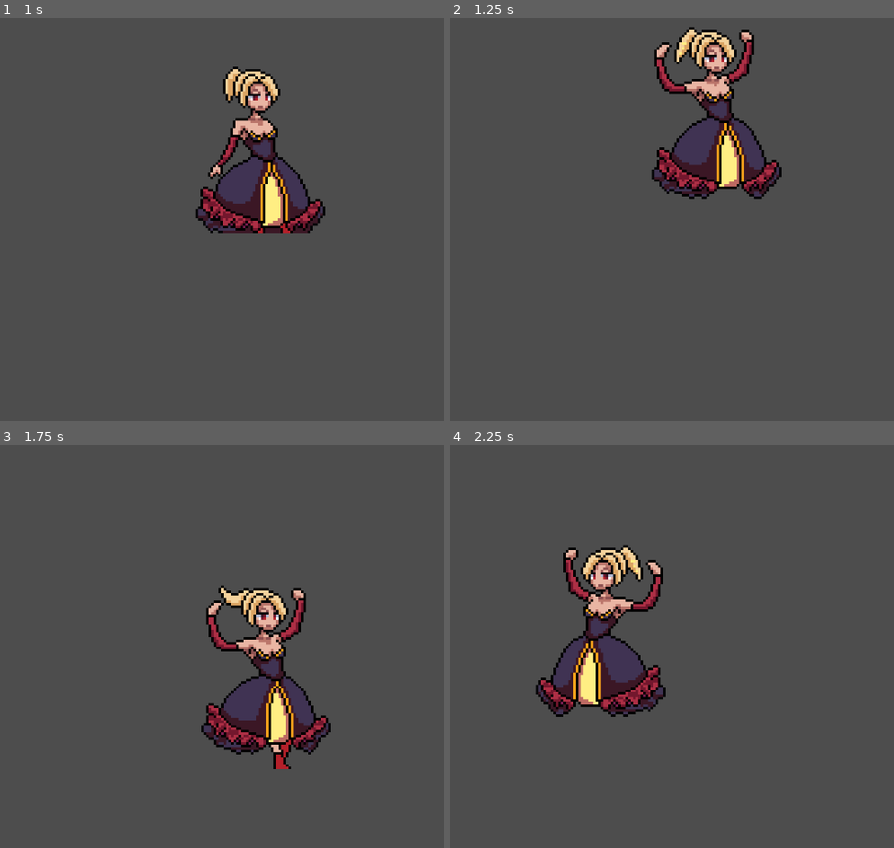
Above: before the commit, frames 1-4 (two rows, left to right).
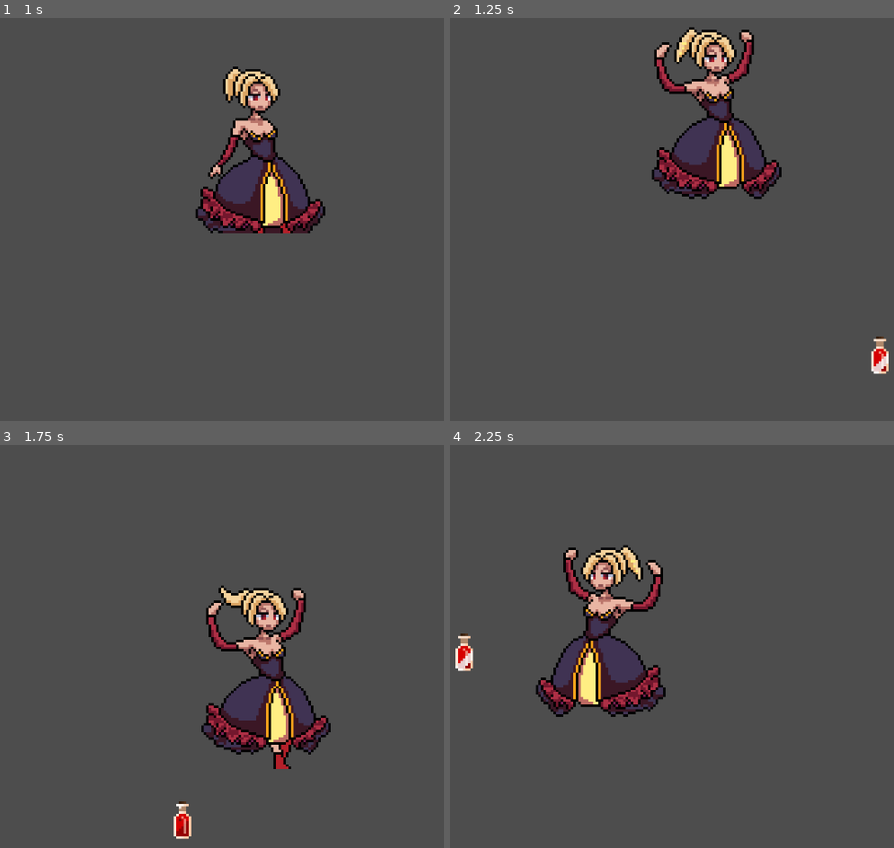
Above: after the commit, the same moments.

Repository: tt226/Slav2500-GAME
Game: Godot game, scene res://scenes/game.tscn
The game is run twice, just before and just after one commit, with the same random seed, the same clock (stepped at 60 frames per second) and the same inputs.
Inputs:
- Up to frame 1 (1 s): hold Right (right) from 0.53 s (still down); tap Space (jump) at 0.77 s
- Up to frame 2 (1.25 s): keep holding Right (right)
- Up to frame 3 (1.75 s): keep holding Right (right); tap Space (jump) at 1.52 s
- Up to frame 4 (2.25 s): release Right (right) at 2.03 s; hold Left (left) from 2.03 s (still down)

Frame 1 is identical in both runs. In frame 2, 0.3% of the frame differs, in the area x 94-99%, y 79-89%; in frame 3, 0.3%; in frame 4, 0.3%.

Commit message:
blood vial scene

Diff:
--- /dev/null
+++ b/scenes/blood_vial.tscn
@@ -0,0 +1,72 @@
+[gd_scene load_steps=11 format=3 uid="uid://duslkqnve2t4d"]
+
+[ext_resource type="Script" uid="uid://dd30hl8g7hoql" path="res://scripts/blood_vial.gd" id="1_32pog"]
+[ext_resource type="Texture2D" uid="uid://df2ev2otpxchp" path="res://assets/sprites/Countess_Vampire/Potion.png" id="2_w80vg"]
+
+[sub_resource type="AtlasTexture" id="AtlasTexture_f2iyw"]
+atlas = ExtResource("2_w80vg")
+region = Rect2(0, 0, 16, 16)
+
+[sub_resource type="AtlasTexture" id="AtlasTexture_voe3g"]
+atlas = ExtResource("2_w80vg")
+region = Rect2(16, 0, 16, 16)
+
+[sub_resource type="AtlasTexture" id="AtlasTexture_4y3n1"]
+atlas = ExtResource("2_w80vg")
+region = Rect2(0, 16, 16, 16)
+
+[sub_resource type="AtlasTexture" id="AtlasTexture_iqbi5"]
+atlas = ExtResource("2_w80vg")
+region = Rect2(16, 16, 16, 16)
+
+[sub_resource type="AtlasTexture" id="AtlasTexture_pfs71"]
+atlas = ExtResource("2_w80vg")
+region = Rect2(0, 32, 16, 16)
+
+[sub_resource type="AtlasTexture" id="AtlasTexture_mlrb0"]
+atlas = ExtResource("2_w80vg")
+region = Rect2(16, 32, 16, 16)
+
+[sub_resource type="SpriteFrames" id="SpriteFrames_fre33"]
+animations = [{
+"frames": [{
+"duration": 1.0,
+"texture": SubResource("AtlasTexture_f2iyw")
+}, {
+"duration": 1.0,
+"texture": SubResource("AtlasTexture_voe3g")
+}, {
+"duration": 1.0,
+"texture": SubResource("AtlasTexture_4y3n1")
+}, {
+"duration": 1.0,
+"texture": SubResource("AtlasTexture_iqbi5")
+}, {
+"duration": 1.0,
+"texture": SubResource("AtlasTexture_pfs71")
+}, {
+"duration": 1.0,
+"texture": SubResource("AtlasTexture_mlrb0")
+}],
+"loop": true,
+"name": &"default",
+"speed": 6.0
+}]
+
+[sub_resource type="CircleShape2D" id="CircleShape2D_x1dcc"]
+radius = 4.0
+
+[node name="Area2D" type="Area2D"]
+collision_mask = 2
+script = ExtResource("1_32pog")
+
+[node name="AnimatedSprite2D" type="AnimatedSprite2D" parent="."]
+sprite_frames = SubResource("SpriteFrames_fre33")
+autoplay = "default"
+frame_progress = 0.253887
+
+[node name="CollisionShape2D" type="CollisionShape2D" parent="."]
+position = Vector2(0, 2)
+shape = SubResource("CircleShape2D_x1dcc")
+
+[connection signal="body_entered" from="." to="." method="_on_body_entered"]
--- a/scenes/game.tscn
+++ b/scenes/game.tscn
@@ -1,6 +1,7 @@
-[gd_scene load_steps=3 format=3 uid="uid://celvkr3fbgxkw"]
+[gd_scene load_steps=4 format=3 uid="uid://celvkr3fbgxkw"]
 
 [ext_resource type="PackedScene" uid="uid://xdgsf5g01ux0" path="res://scenes/player.tscn" id="1_uwrxv"]
+[ext_resource type="PackedScene" uid="uid://duslkqnve2t4d" path="res://scenes/blood_vial.tscn" id="2_yqjtg"]
 
 [sub_resource type="WorldBoundaryShape2D" id="WorldBoundaryShape2D_yqjtg"]
 
@@ -21,3 +22,6 @@
 [node name="CollisionShape2D" type="CollisionShape2D" parent="StaticBody2D"]
 position = Vector2(55, 3)
 shape = SubResource("WorldBoundaryShape2D_yqjtg")
+
+[node name="Area2D" parent="." instance=ExtResource("2_yqjtg")]
+position = Vector2(264, -12)
--- a/scenes/player.tscn
+++ b/scenes/player.tscn
@@ -363,6 +363,7 @@
 
 [node name="Player" type="CharacterBody2D"]
 position = Vector2(72, -8)
+collision_layer = 2
 script = ExtResource("1_ur7pv")
 
 [node name="AnimatedSprite2D" type="AnimatedSprite2D" parent="."]
--- /dev/null
+++ b/scripts/blood_vial.gd
@@ -0,0 +1,8 @@
+extends Area2D
+
+
+
+
+func _on_body_entered(body: Node2D) -> void:
+	queue_free()
+	pass # Replace with function body.
Binary file added: assets/sprites/Countess_Vampire/Potion.png
Not shown, added: assets/sprites/Countess_Vampire/Potion.png.import
Binary file added: assets/sprites/Potion.gif
Not shown, added: scripts/blood_vial.gd.uid
